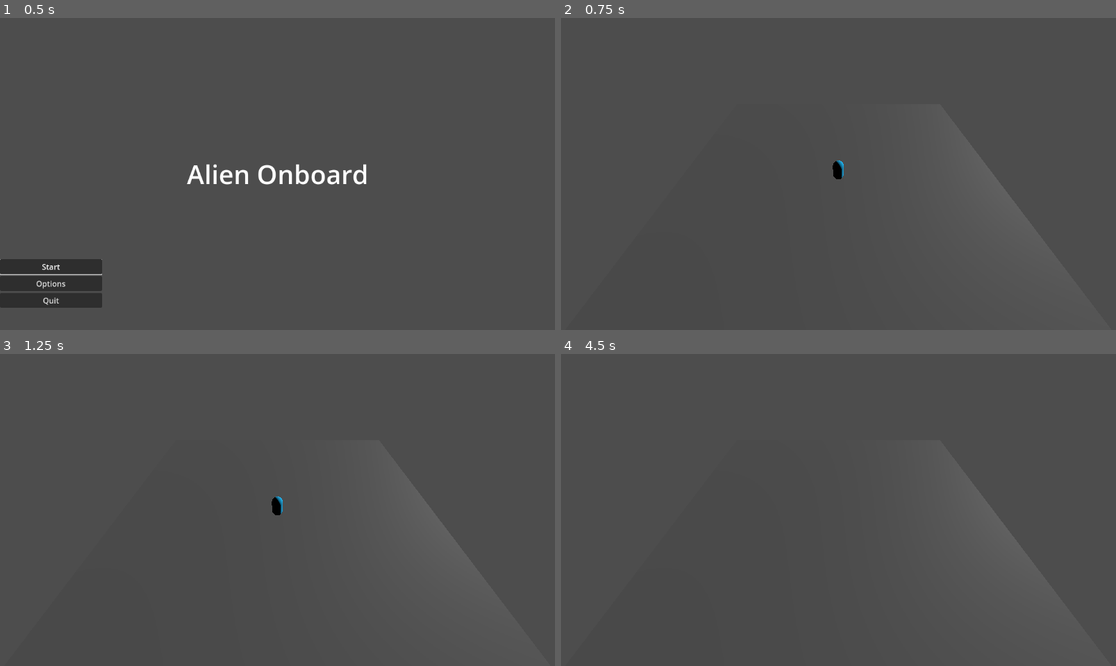
Above: before the commit, frames 1-4 (two rows, left to right).
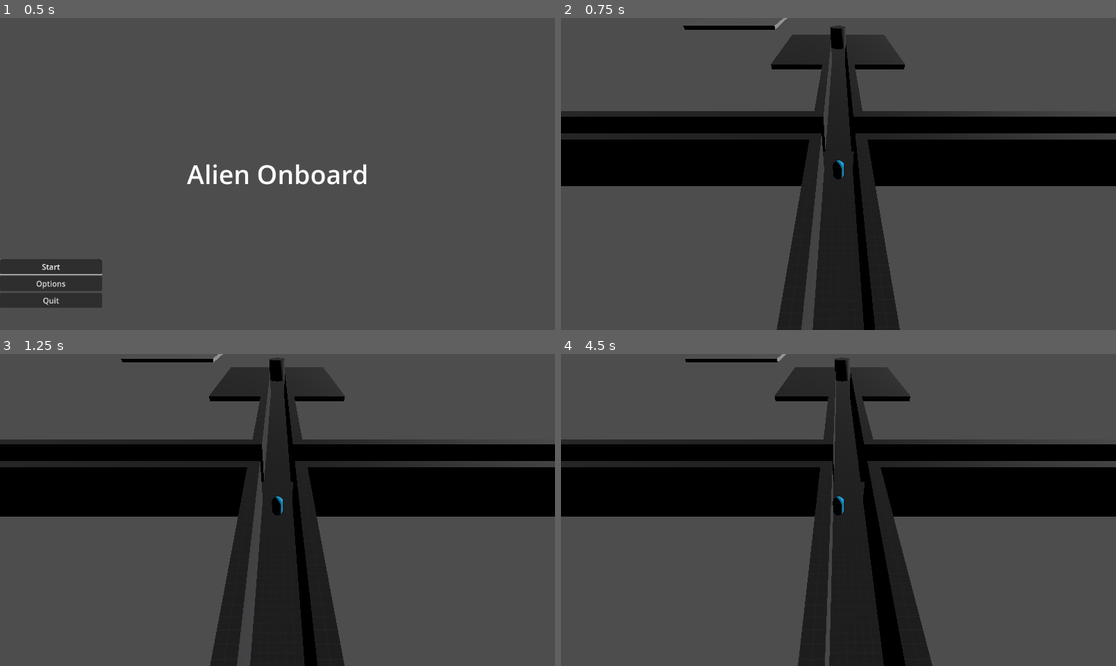
Above: after the commit, the same moments.

Repository: tomdamo/Bando-studio
Game: Godot game, scene res://MainMenu.tscn
Same seed, same stepped clock (60 frames per second), same inputs: the game is played once before the commit and once after it.
Inputs:
- Up to frame 1 (0.5 s): no input
- Up to frame 2 (0.75 s): click "Start" at 0.5 s
- Up to frame 3 (1.25 s): no input
- Up to frame 4 (4.5 s): tap Enter at 1.25 s; hold D (move_right) 1.28-2.03 s; hold S (move_back) 2.03-2.78 s; hold D (move_right) 2.78-3.53 s; hold W (move_forward) 3.53-4.28 s; hold A (move_left) from 4.28 s (still down)

Frame 1 is identical in both runs. In frame 2, 34% of the frame differs, in the area x 0-100%, y 0-100%; in frame 3, 35%; in frame 4, 36%.

Commit message:
Basic prototype textures added
PracticeRange will be practiceranging

Diff:
--- a/AlienOnboard/PracticeRange.tscn
+++ b/AlienOnboard/PracticeRange.tscn
@@ -1,6 +1,7 @@
-[gd_scene load_steps=4 format=3 uid="uid://bq7kdorxdtt80"]
+[gd_scene load_steps=6 format=3 uid="uid://bq7kdorxdtt80"]
 
 [ext_resource type="PackedScene" uid="uid://b7h0gaw1nyhjy" path="res://player.tscn" id="1_dpqlv"]
+[ext_resource type="Material" uid="uid://ctdl8fx6qghl7" path="res://Textures/groundTexture.tres" id="2_lonyk"]
 
 [sub_resource type="BoxShape3D" id="BoxShape3D_a6bye"]
 size = Vector3(30, 1, 30)
@@ -8,28 +9,68 @@
 [sub_resource type="BoxMesh" id="BoxMesh_2ahvy"]
 size = Vector3(30, 1, 30)
 
+[sub_resource type="GDScript" id="GDScript_k3hv3"]
+
 [node name="PracticeRange" type="Node3D"]
 
-[node name="Ground" type="StaticBody3D" parent="."]
-transform = Transform3D(1, 0, 0, 0, 1, 0, 0, 0, 1, 2.08165e-12, -1, 2.08165e-12)
+[node name="Ground2" type="StaticBody3D" parent="."]
+transform = Transform3D(1, 0, 0, 0, 1, 0, 0, 0, 1, -36, -1, -58.1338)
 collision_layer = 3
 collision_mask = 3
 
-[node name="DirectionalLight3D" type="DirectionalLight3D" parent="Ground"]
+[node name="DirectionalLight3D" type="DirectionalLight3D" parent="Ground2"]
 transform = Transform3D(-0.490386, -0.26495, 0.830255, -0.134743, 0.964262, 0.228129, -0.861026, 1.59777e-08, -0.508561, 7.83987, 4.33815, -3.70238)
 
-[node name="CollisionShape3D" type="CollisionShape3D" parent="Ground"]
+[node name="CollisionShape3D" type="CollisionShape3D" parent="Ground2"]
 shape = SubResource("BoxShape3D_a6bye")
 
-[node name="MeshInstance3D" type="MeshInstance3D" parent="Ground"]
+[node name="MeshInstance3D" type="MeshInstance3D" parent="Ground2"]
+transform = Transform3D(1, 0, 0, 0, 1, 0, 0, 0, 1, 0, 0, -25)
 mesh = SubResource("BoxMesh_2ahvy")
 skeleton = NodePath("../CollisionShape3D")
 
 [node name="Player" parent="." instance=ExtResource("1_dpqlv")]
 transform = Transform3D(1, 0, 0, 0, 1, 0, 0, 0, 1, 0, 0.508517, 0)
 
-[node name="Marker3D" type="Marker3D" parent="."]
-transform = Transform3D(1, -5.95416e-16, 2.4663e-16, 2.4663e-16, 0.707107, 0.707107, -5.95416e-16, -0.707107, 0.707107, 0, 0, 0)
+[node name="Marker3D" type="Marker3D" parent="Player"]
+transform = Transform3D(1, -5.95416e-16, 2.4663e-16, 2.4663e-16, 0.707107, 0.707107, -5.95416e-16, -0.707107, 0.707107, 0, -0.508517, 0)
 
-[node name="Camera3D" type="Camera3D" parent="Marker3D"]
+[node name="Camera3D" type="Camera3D" parent="Player/Marker3D"]
 transform = Transform3D(1, 0, 0, 0, 1, 0, 0, 0, 1, 0.008, 2.08165e-12, 19)
+script = SubResource("GDScript_k3hv3")
+
+[node name="CSGCombiner3D" type="CSGCombiner3D" parent="."]
+use_collision = true
+
+[node name="Ground" type="CSGBox3D" parent="CSGCombiner3D"]
+transform = Transform3D(1, 0, 0, 0, 1, 0, 0, 0, 1, 2.08165e-12, -1, -3.5)
+size = Vector3(5, 6, 66)
+material = ExtResource("2_lonyk")
+
+[node name="Ground2" type="CSGBox3D" parent="CSGCombiner3D/Ground"]
+transform = Transform3D(-5.96046e-08, 0, 1, 0, 1, 0, -1, 0, -5.56119e-08, 0, 0, 0)
+size = Vector3(5, 6, 66)
+material = ExtResource("2_lonyk")
+
+[node name="Subtractor" type="CSGBox3D" parent="CSGCombiner3D/Ground"]
+transform = Transform3D(-5.96046e-08, 0, 1, 0, 1, 0, -1, 0, -5.56119e-08, 1, 1, 0)
+operation = 2
+size = Vector3(3, 5, 63)
+material = ExtResource("2_lonyk")
+
+[node name="Subtractor2" type="CSGBox3D" parent="CSGCombiner3D/Ground"]
+transform = Transform3D(1, 0, 0, 0, 1, 0, 0, 0, 1, 0, 1, -0.5)
+operation = 2
+size = Vector3(3, 5, 66)
+material = ExtResource("2_lonyk")
+
+[node name="CSGBox3D" type="CSGBox3D" parent="CSGCombiner3D"]
+transform = Transform3D(1, 0, 0, 0, 1, 0, 0, 0, 1, -0.108899, -3, -51)
+size = Vector3(30, 1, 30)
+material = ExtResource("2_lonyk")
+
+[node name="CSGCylinder3D" type="CSGCylinder3D" parent="CSGCombiner3D/CSGBox3D"]
+transform = Transform3D(1, 0, 0, 0, 1, 0, 0, 0, 1, 0.0782011, 1, 0.700867)
+radius = 2.0
+height = 8.0
+material = ExtResource("2_lonyk")
--- /dev/null
+++ b/AlienOnboard/Textures/groundTexture.tres
@@ -0,0 +1,9 @@
+[gd_resource type="StandardMaterial3D" load_steps=2 format=3 uid="uid://ctdl8fx6qghl7"]
+
+[ext_resource type="Texture2D" uid="uid://cxyimdq1faw34" path="res://Textures/PNG/Dark/texture_01.png" id="1_u1uw3"]
+
+[resource]
+albedo_color = Color(0.976471, 0.976471, 0.976471, 1)
+albedo_texture = ExtResource("1_u1uw3")
+uv1_triplanar = true
+uv1_world_triplanar = true
Binary file added: AlienOnboard/Textures/PNG/Dark/texture_01.png
Not shown, added: AlienOnboard/Textures/PNG/Dark/texture_01.png.import
Binary file added: AlienOnboard/Textures/PNG/Dark/texture_02.png
Not shown, added: AlienOnboard/Textures/PNG/Dark/texture_02.png.import
Binary file added: AlienOnboard/Textures/PNG/Dark/texture_03.png
Not shown, added: AlienOnboard/Textures/PNG/Dark/texture_03.png.import
Binary file added: AlienOnboard/Textures/PNG/Dark/texture_04.png
Not shown, added: AlienOnboard/Textures/PNG/Dark/texture_04.png.import
Binary file added: AlienOnboard/Textures/PNG/Dark/texture_05.png
Not shown, added: AlienOnboard/Textures/PNG/Dark/texture_05.png.import
Binary file added: AlienOnboard/Textures/PNG/Dark/texture_06.png
Not shown, added: AlienOnboard/Textures/PNG/Dark/texture_06.png.import
(and 146 more such lines)
